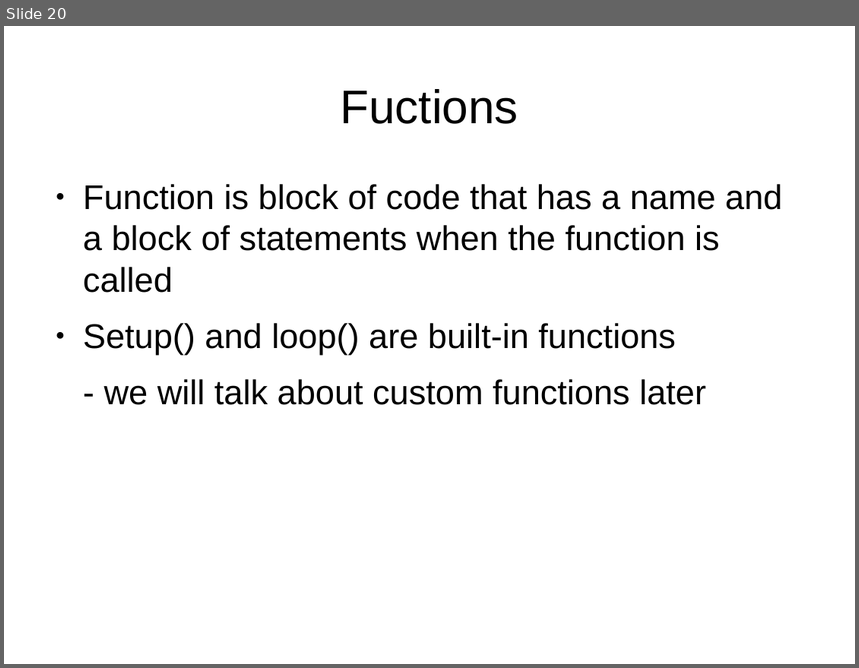
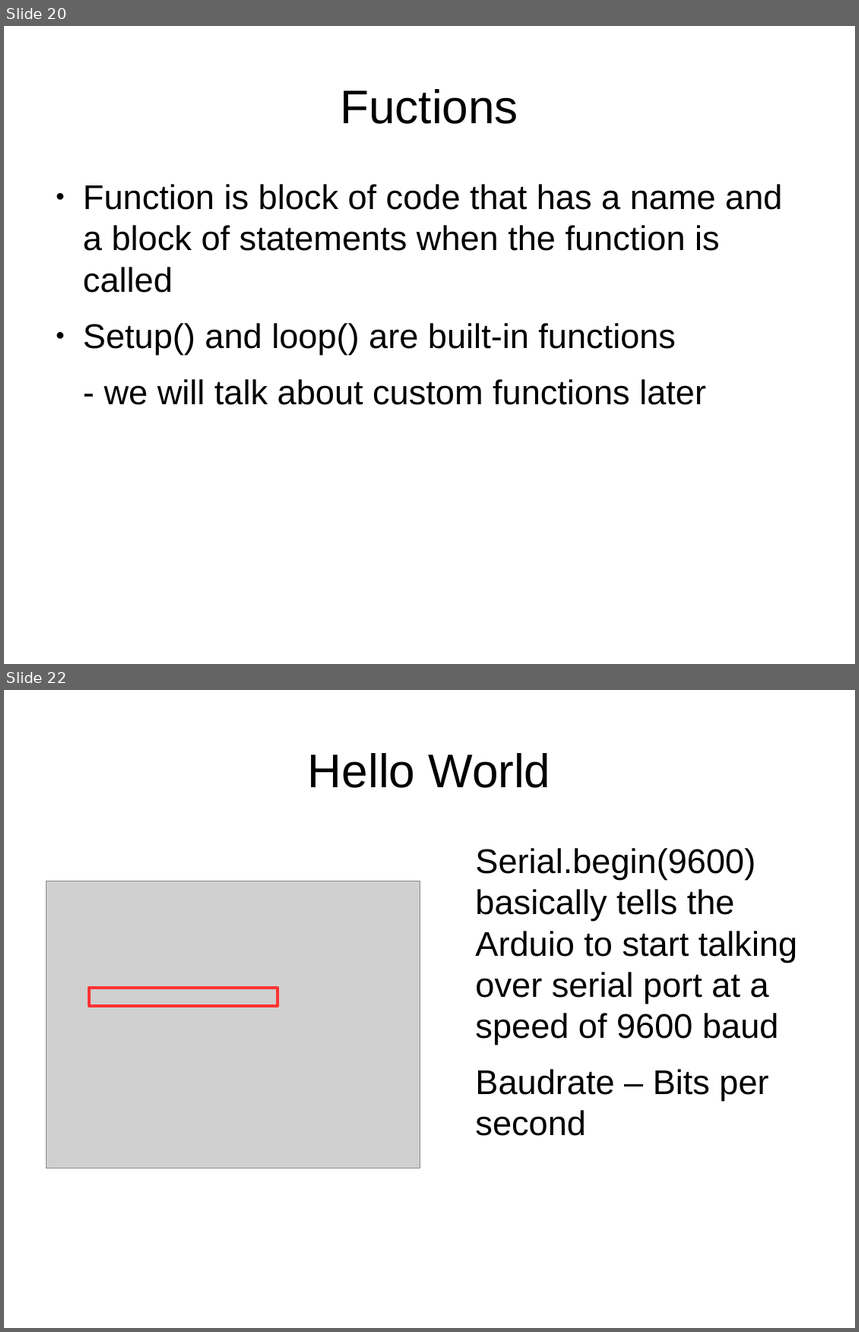
Before and after one commit to anilkunchalaece/LearnIt, a slide deck: Arduino/DayOne.odp. Shown one above the other, each under a label of ours: slide 20 before the commit, slides 20 and 22 after it; the slides between them are not shown. The pictures are 859x668 and 859x1332 pixels, drawn with LibreOffice and Linux fonts; fonts in the diff are those of the drawing; grey boxes stand for pictures. Boxes give left, top, right and bottom in pixels: in the first picture for what was removed or moved away, otherwise in the second. Text is boxed around its words. In the diff, an @@ line names an element or a change of style, - is before the commit and + after.

```diff
--- a/Arduino/DayOne.odp
+++ b/Arduino/DayOne.odp
@@ slide 22 added at box(4, 690, 855, 1328), background #FFFFFF @@
@@ title added at box(308, 753, 551, 788), 44 pt, text #000000 @@
+Hello World
@@ text added at box(475, 848, 797, 1136), 32 pt, text #000000 @@
+Serial.begin(9600) basically tells the Arduio to start talking over serial port at a speed of 9600 baud
+Baudrate – Bits per second
@@ picture added at box(47, 881, 420, 1168) @@
@@ rectangle added at box(89, 988, 278, 1007), outline #FF3333 3 pt @@
```
Also in this commit, not shown: 10 other slides added, 15 other files.
